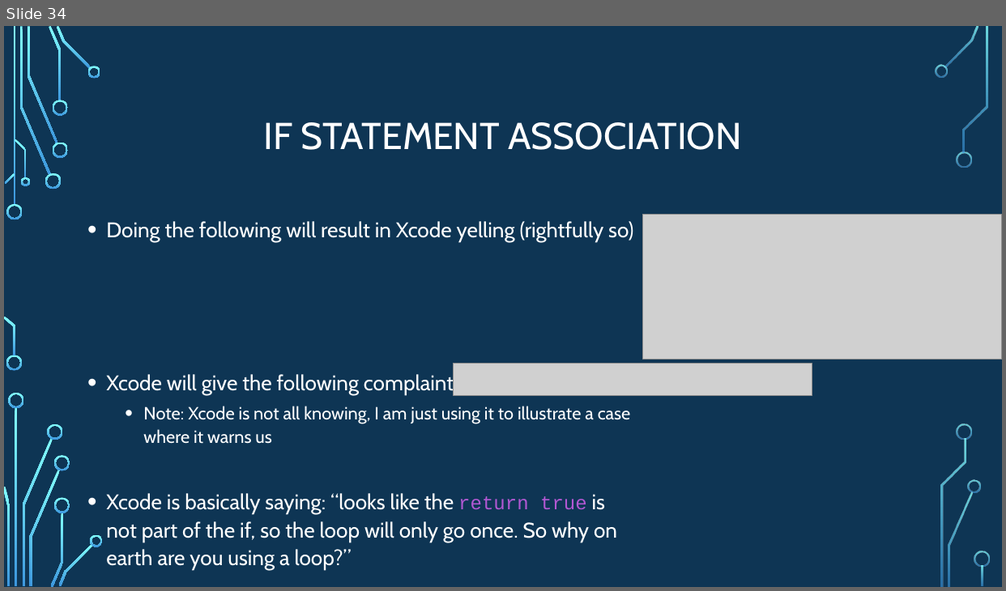
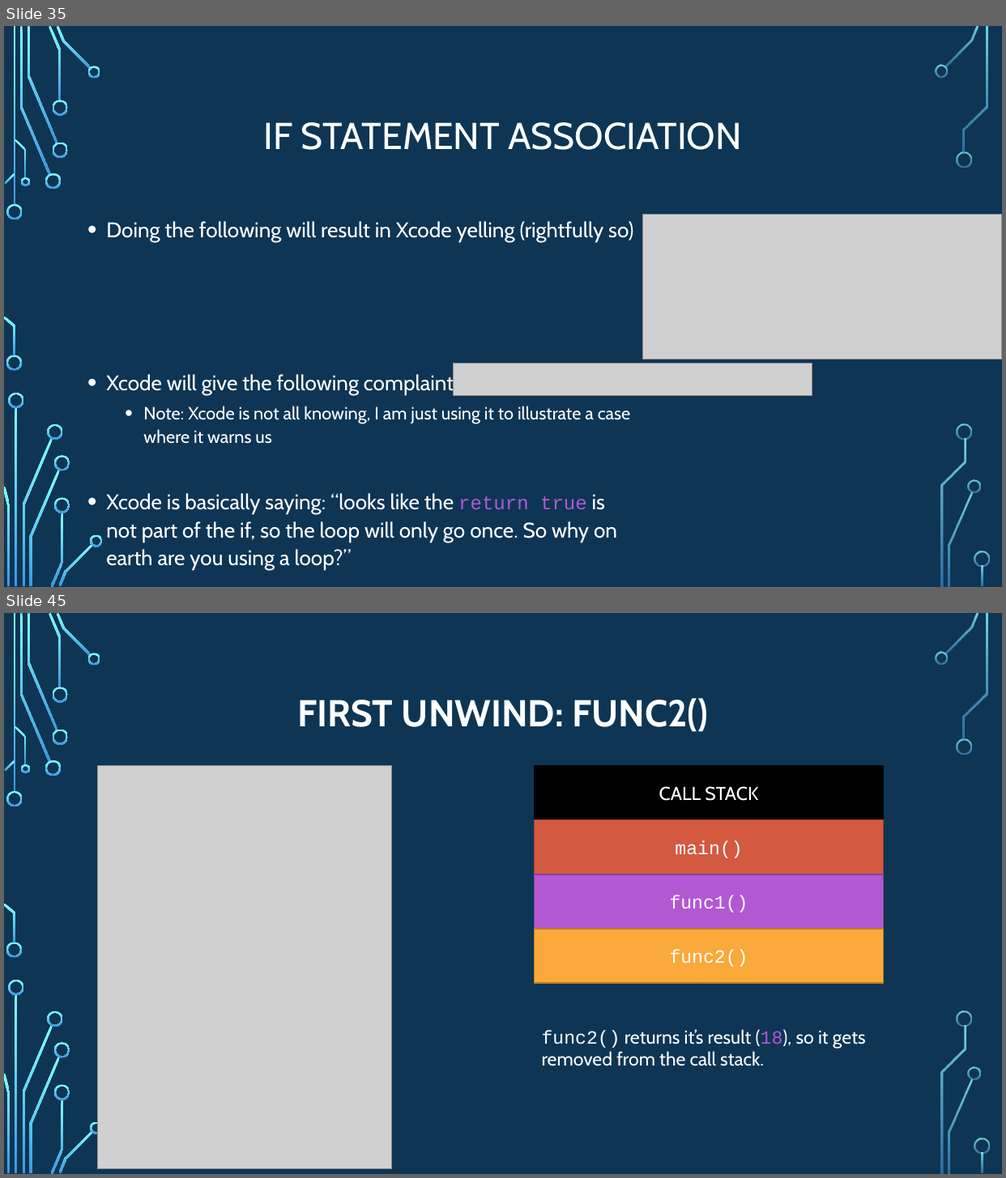
Before and after one commit to psypdt/ZIS_C-_Summer_Course_2019, a slide deck: Day_4/Day_4.pptx. Shown one above the other, each under a label of ours: slide 34 before the commit, slides 35 and 45 after it; the slides between them are not shown. The pictures are 1006x591 and 1006x1178 pixels, drawn with LibreOffice and Linux fonts; fonts in the diff are those of the drawing; grey boxes stand for pictures; background and template pictures are left out. Boxes give left, top, right and bottom in pixels: in the first picture for what was removed or moved away, otherwise in the second. Text is boxed around its words. In the diff, an @@ line names an element or a change of style, - is before the commit and + after.

```diff
--- a/Day_4/Day_4.pptx
+++ b/Day_4/Day_4.pptx
@@ slide 45 added at (4,613,1002,1174), background picture (left out); not listed: 36 template elements that a slide beside it also shows @@
@@ title added at (297,698,708,732), 36 pt, text #FFFFFF, bold @@
+FIRST UNWIND: FUNC2()
@@ picture added at (98,766,392,1169) @@
@@ rectangle added at (534,766,883,820), fill #000000, outline #000000 1.25 pt, 18 pt, text #FFFFFF @@
+CALL STACK
@@ rectangle added at (534,820,883,875), fill #D35940, outline #9C422F 1.25 pt, 18 pt, text #FFFFFF @@
+main()
@@ rectangle added at (534,875,883,929), fill #B258D3, outline #84419C 1.25 pt, 18 pt, text #FFFFFF @@
+func1()
@@ rectangle added at (534,929,883,983), fill #FAA93A, outline #B97D2B 1.25 pt, 18 pt, text #FFFFFF @@
+func2()
@@ text added at (542,1029,866,1067), 18 pt, text #FFFFFF @@
+func2() returns it’s result (18), so it gets removed from the call stack.
@@ what was slide 34 is now slide 35 @@
```
Also in this commit, not shown: 1 slide changed, 13 other slides added.
